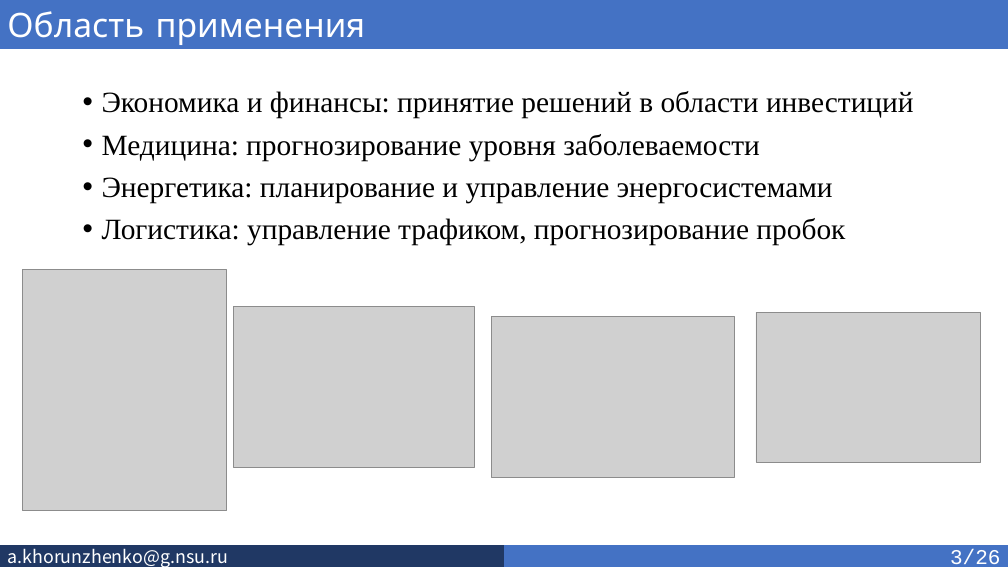
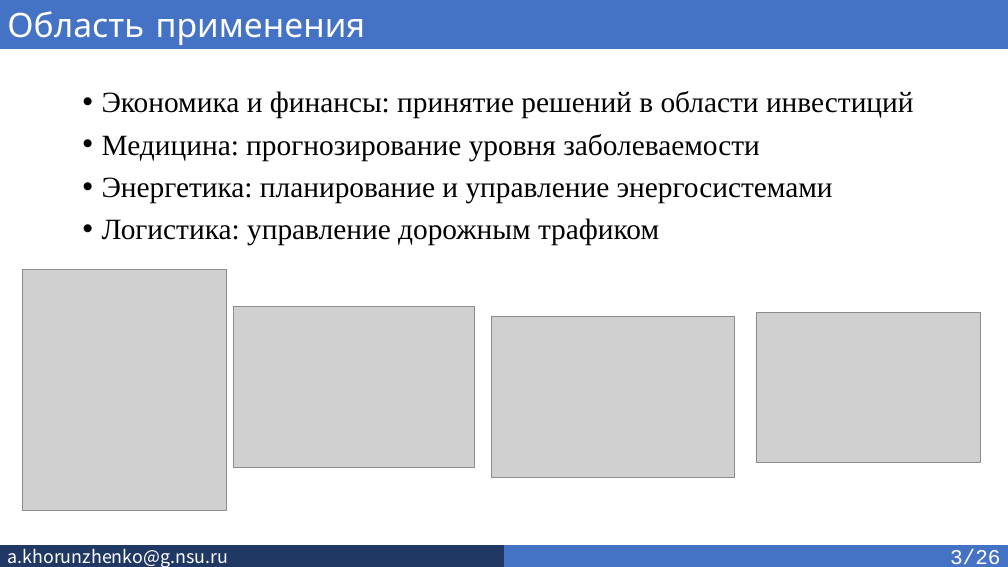
Before and after one commit to SkivHisink/MasterWork, a slide deck: slide 3 of Text/Хорунженко_презентация_4_сем.pptx. Drawn at 1008x567 pixels with LibreOffice and Linux fonts; fonts in the diff are those of the drawing; grey boxes stand for pictures. Boxes give left, top, right and bottom in pixels: in the first picture for what was removed or moved away, otherwise in the second. Text is boxed around its words. In the diff, an @@ line names an element or a change of style, - is before the commit and + after.

```diff
--- a/Text/Хорунженко_презентация_4_сем.pptx
+++ b/Text/Хорунженко_презентация_4_сем.pptx
@@ text at bbox=[102, 218, 659, 245]: text changed @@
-• Логистика: управление трафиком, прогнозирование пробок
+• Логистика: управление дорожным трафиком
```
Also in this commit, not shown: 13 other slides changed.
